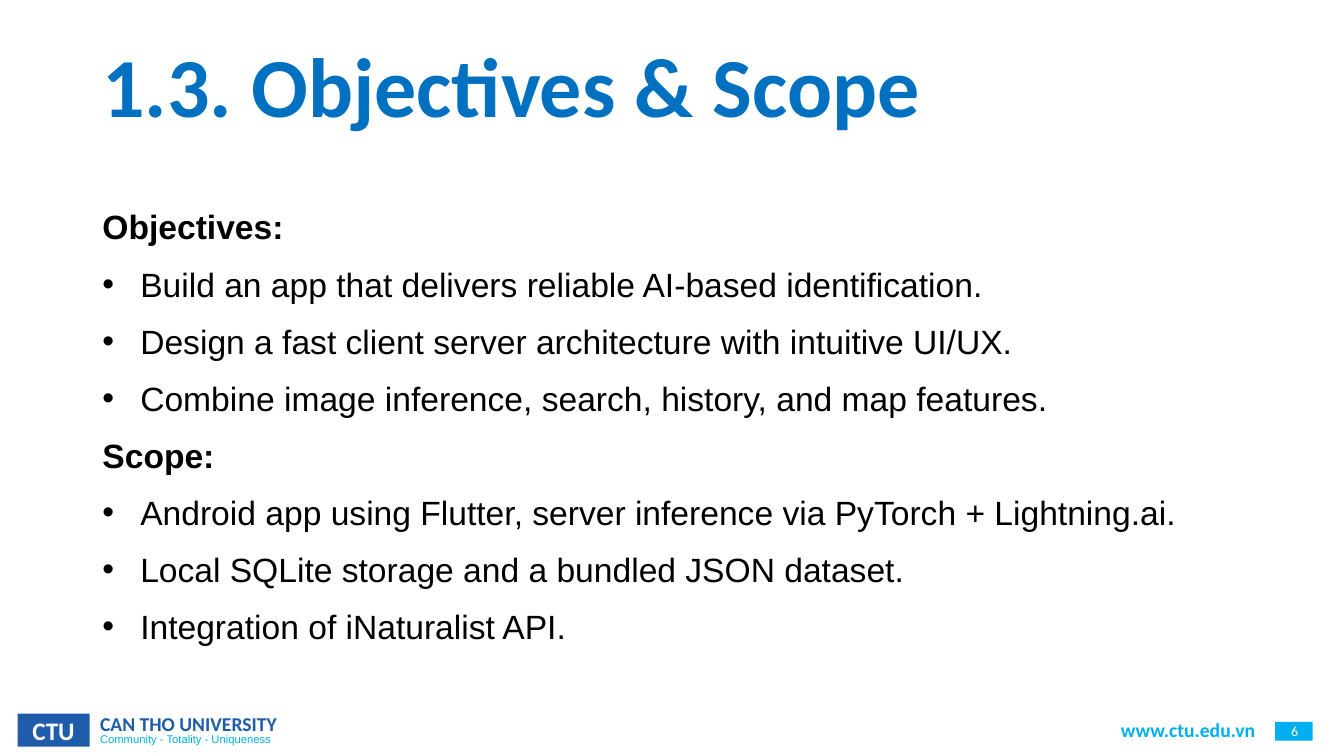
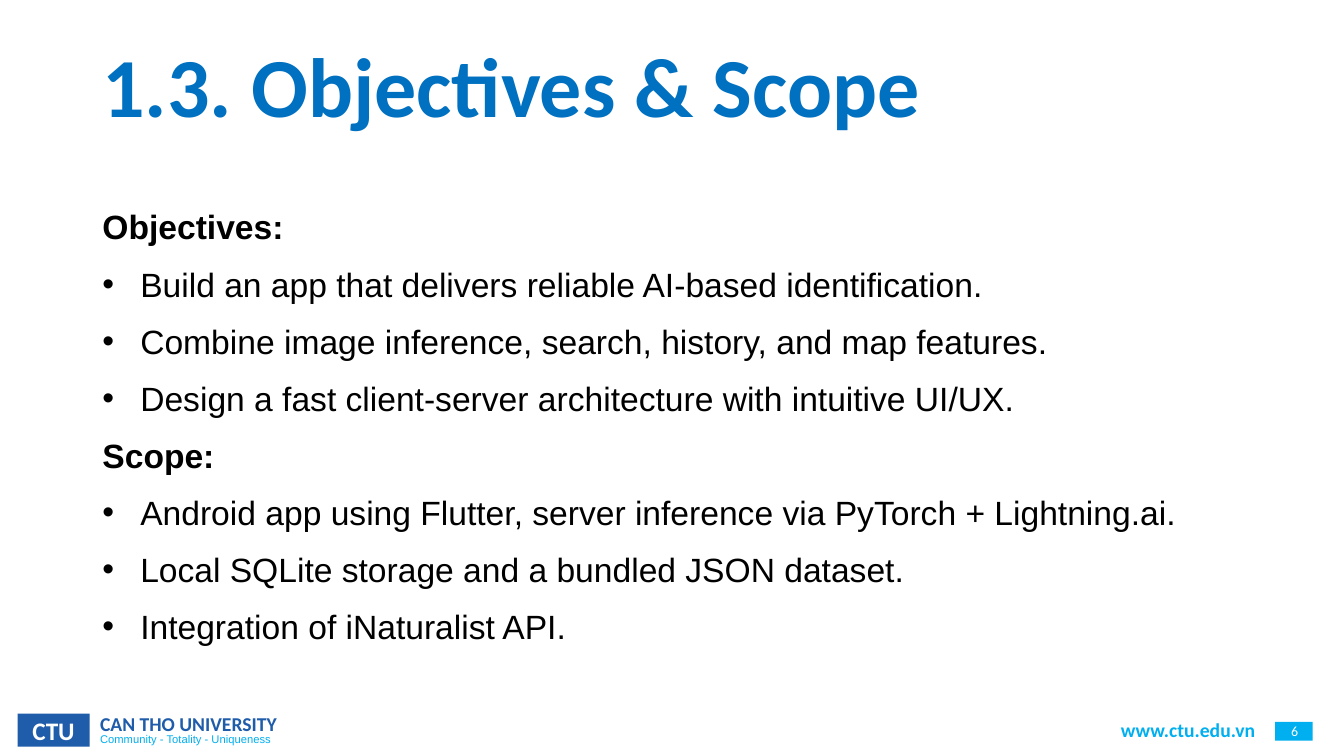
Before and after one commit to CommonHouseCat/fungiscan-mushroom-identifier, a slide deck: slide 6 of Báo cáo/ThesisReport.pptx. Drawn at 1344x756 pixels with LibreOffice and Linux fonts; fonts in the diff are those of the drawing; background and template pictures are left out. Boxes give left, top, right and bottom in pixels: in the first picture for what was removed or moved away, otherwise in the second. Text is boxed around its words. In the diff, an @@ line names an element or a change of style, - is before the commit and + after.

```diff
--- a/Báo cáo/ThesisReport.pptx
+++ b/Báo cáo/ThesisReport.pptx
@@ text at (x1=140, y1=329, x2=1012, y2=361): paragraph removed @@
-• Design a fast client server architecture with intuitive UI/UX.
@@ text at (x1=140, y1=386, x2=1014, y2=418): paragraph added @@
+• Design a fast client-server architecture with intuitive UI/UX.
```
Also in this commit, not shown: 12 other slides changed, 2 slides added, 2 other files.
